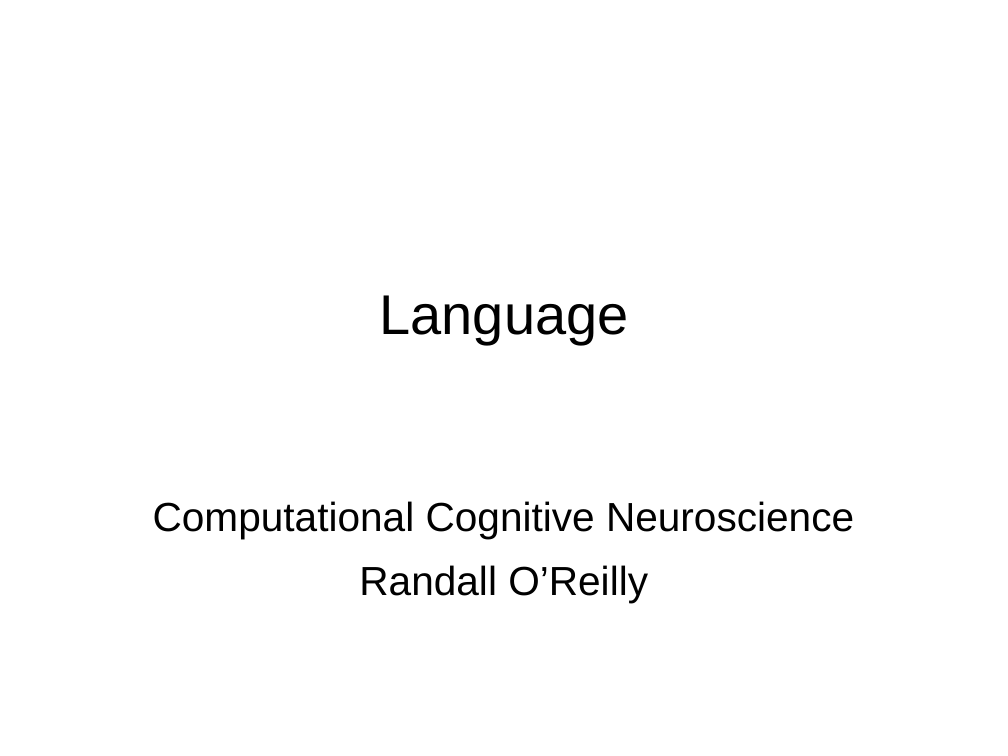
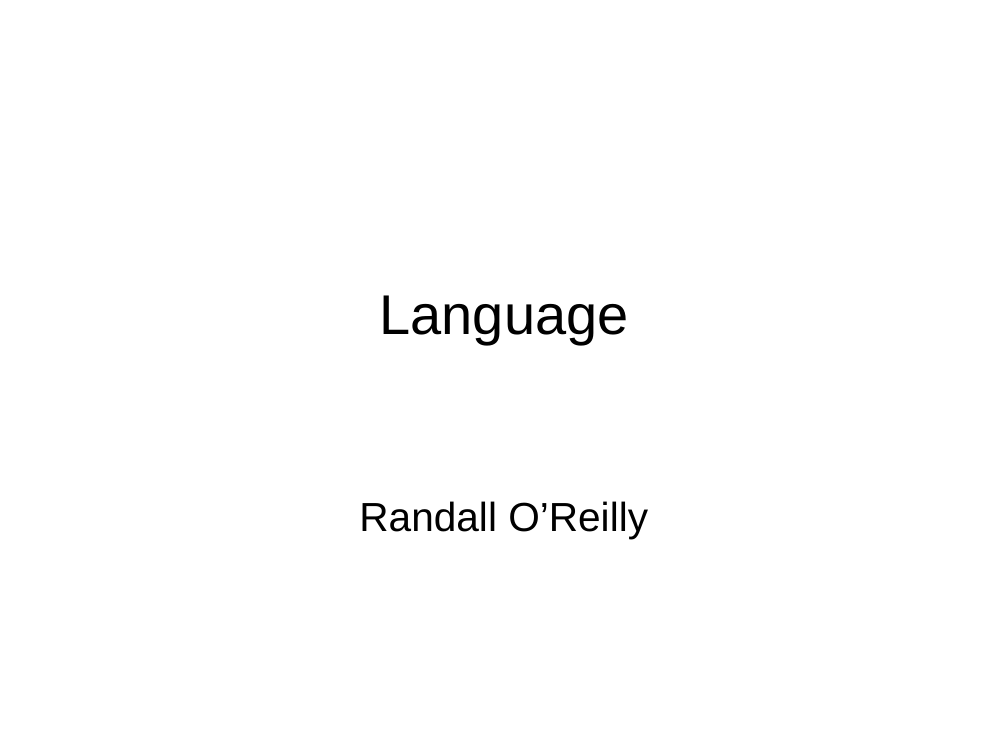
Before and after one commit to ccnlab/teaching, a slide deck: slide 1 of genpsych/randy_slides/oreilly_genpsych_language.pptx. Drawn at 1008x756 pixels with LibreOffice and Linux fonts; fonts in the diff are those of the drawing; background and template pictures are left out. Boxes give left, top, right and bottom in pixels: in the first picture for what was removed or moved away, otherwise in the second. Text is boxed around its words. In the diff, an @@ line names an element or a change of style, - is before the commit and + after.

```diff
--- a/genpsych/randy_slides/oreilly_genpsych_language.pptx
+++ b/genpsych/randy_slides/oreilly_genpsych_language.pptx
@@ subtitle at <box>153,501,854,539</box>: paragraph removed @@
-Computational Cognitive Neuroscience
```
Also in this commit, not shown: 2 other slides changed, 8 slides added, 18 slides removed.
